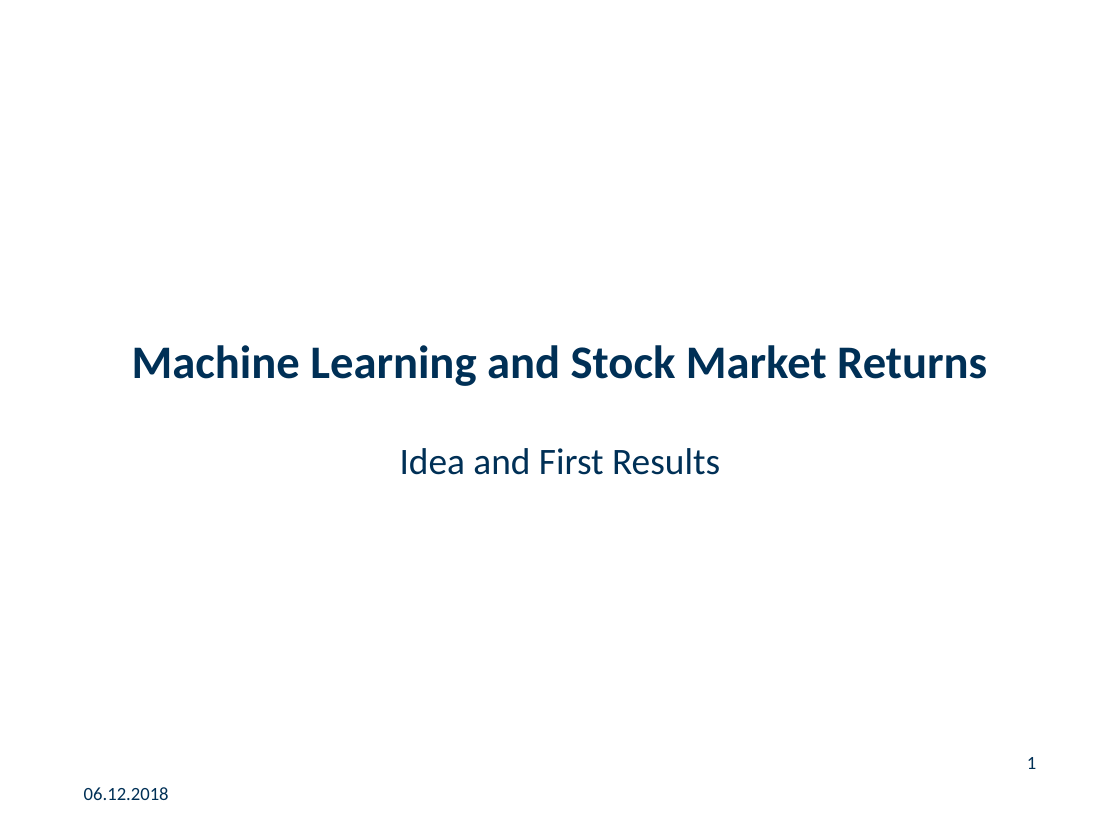
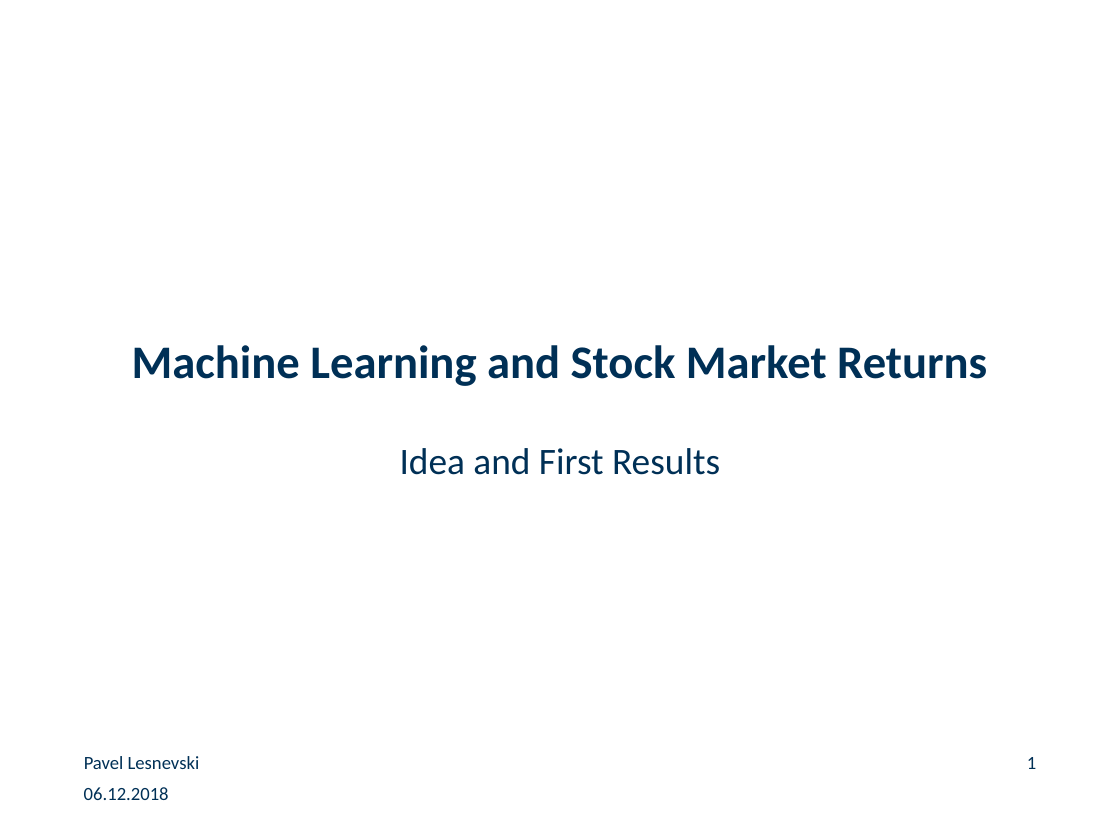
Before and after one commit to paveles/Machine_Learning_and_Equity_Index_Returns, a slide deck: slide 1 of _presentation/MachineLearning_StockMarketReturns.pptx. Drawn at 1120x840 pixels with LibreOffice and Linux fonts; fonts in the diff are those of the drawing; background and template pictures are left out. Boxes give left, top, right and bottom in pixels: in the first picture for what was removed or moved away, otherwise in the second. Text is boxed around its words. In the diff, an @@ line names an element or a change of style, - is before the commit and + after.

```diff
--- a/_presentation/MachineLearning_StockMarketReturns.pptx
+++ b/_presentation/MachineLearning_StockMarketReturns.pptx
@@ text added at (x1=84, y1=756, x2=200, y2=769), 12 pt, text #003056 @@
+Pavel Lesnevski
```
Also in this commit, not shown: 7 other slides changed, 12 slides added, 4 slides removed, 3 other files.
